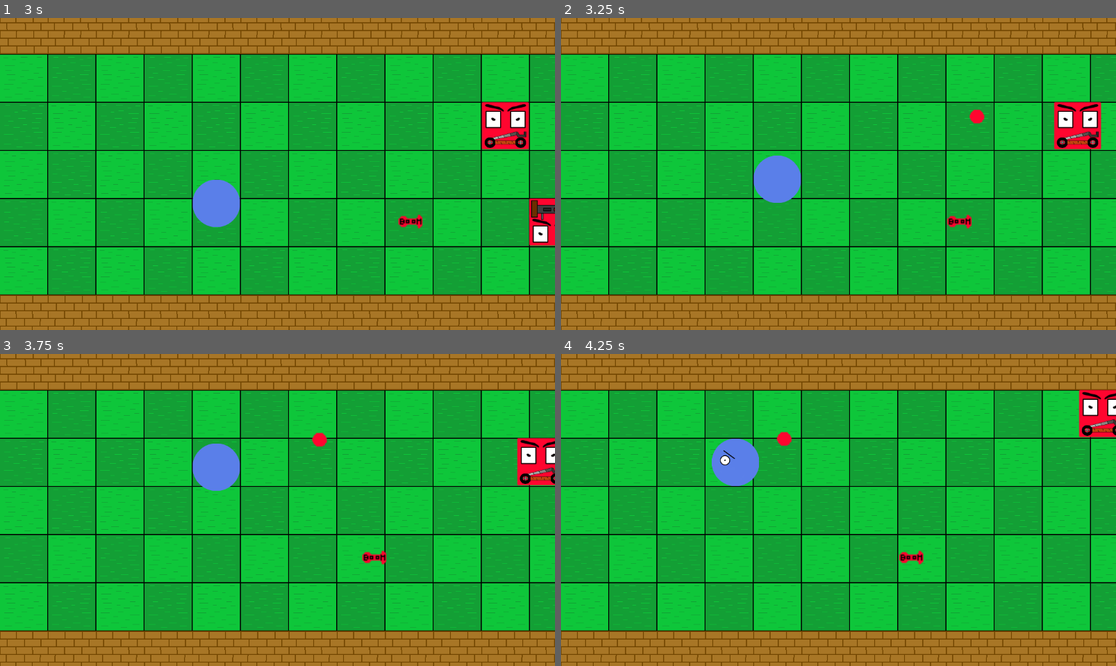
Above: before the commit, frames 1-4 (two rows, left to right).
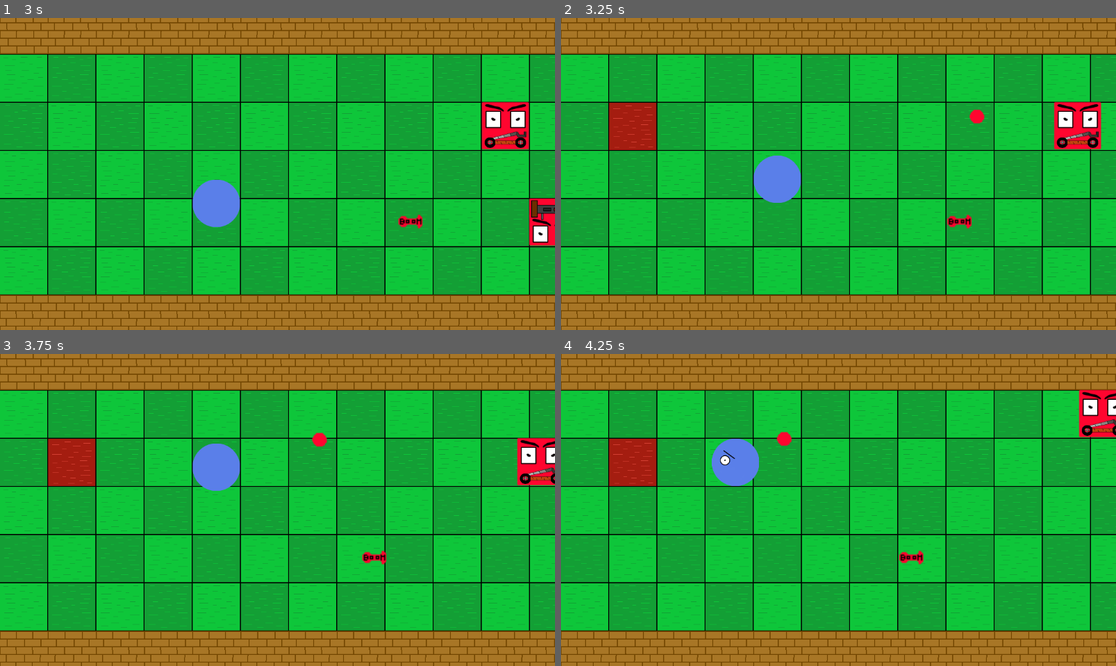
Above: after the commit, the same moments.

Repository: Killfreek/Rats
Game: Godot game, scene res://main.tscn
Same seed, same stepped clock (60 frames per second), same inputs: the game is played once before the commit and once after it.
Inputs:
- Up to frame 1 (3 s): tap Enter at 0.5 s; hold D (MoveRight) 0.53-1.28 s; hold Space (SpawnPlayer) 0.53-1.28 s; hold S (MoveDown) 1.28-2.03 s; tap Space (SpawnPlayer) at 1.35, 2.85 s; hold D (MoveRight) 2.03-2.78 s; hold Space (SpawnPlayer) 2.03-2.78 s; hold W (MoveUp) from 2.78 s (still down)
- Up to frame 2 (3.25 s): keep holding W (MoveUp)
- Up to frame 3 (3.75 s): release W (MoveUp) at 3.53 s; hold A (MoveLeft) from 3.53 s (still down); hold Space (SpawnPlayer) from 3.53 s (still down)
- Up to frame 4 (4.25 s): keep holding A (MoveLeft); keep holding Space (SpawnPlayer)

Frame 1 is identical in both runs. In frame 2, 1.3% of the frame differs, in the area x 8-18%, y 27-43%; in frame 3, 1.3%; in frame 4, 1.3%.

Commit message:
Tile now turns red when arc projectile is thrown
Tile now turns red when arc projectile is thrown

Diff:
--- a/EnemyBots/EnemySpawnController.gd
+++ b/EnemyBots/EnemySpawnController.gd
@@ -2,6 +2,7 @@
 
 @export var spawnLocations : Array[Node2D]
 @export var enemyScene : Array[PackedScene]
+@export var tileMap : Node2D
 var playerNode : Area2D
 
 var spawnLocationsUseState : Array[bool]
@@ -11,8 +12,6 @@
 func _ready():
 	spawnLocationsUseState.resize(spawnLocations.size());
 	spawnLocationsUseState.fill(false);
-
-	#playerNode.connect("tree_exiting",_on_player_despawn);
 
 	continueSpawnaing = true;
 
@@ -25,7 +24,7 @@
 			var spawnLocation = spawnLocations[rngNumber];
 			var enimeyToSpawn = int(rng.randf_range(0, enemyScene.size()));
 			var enemy = enemyScene[enimeyToSpawn].instantiate();
-			enemy.setup(rngNumber, playerNode);
+			enemy.setup(rngNumber, playerNode, tileMap);
 			enemy.position = self.position + spawnLocation.position;
 
 			enemy.left.connect(_on_enemy_despawn);
--- a/EnemyBots/Npcs/BaseEnemyNpc.gd
+++ b/EnemyBots/Npcs/BaseEnemyNpc.gd
@@ -9,6 +9,7 @@
 var rowPosition
 var returnPosition
 var playerNode : Area2D
+var tileMap : Node2D
 
 signal left(rowIndex : int);
 
@@ -30,14 +31,15 @@
 func move_ToTarget(delta):
 	self.position = self.position.move_toward(finalPosition, delta * speed)
 
-func setup(rowPositionP, playerNodeP):
+func setup(rowPositionP, playerNodeP, tileMapP):
 	rowPosition = rowPositionP;
-	playerNode = playerNodeP
+	playerNode = playerNodeP;
+	tileMap = tileMapP;
 
 func spawnProjectile():
 	var projectileInstnace = projectile.instantiate();
 	projectileInstnace.position = self.position + Vector2(-100,0);
-	projectileInstnace.setup(Vector2(-1000,0));
+	projectileInstnace.setup(Vector2(-1000,0), tileMap);
 	get_node("/root").add_child(projectileInstnace);
 
 func _on_tree_exited():
--- a/Levels/LevelTest.tscn
+++ b/Levels/LevelTest.tscn
@@ -18,6 +18,12 @@
 
 [sub_resource type="TileMapPattern" id="TileMapPattern_ccwgg"]
 tile_data = PackedInt32Array(0, 65543, 0)
+
+[sub_resource type="TileMapPattern" id="TileMapPattern_m5412"]
+tile_data = PackedInt32Array(0, 7, 1)
+
+[sub_resource type="TileMapPattern" id="TileMapPattern_1vqw2"]
+tile_data = PackedInt32Array(0, 65543, 1)
 
 [sub_resource type="TileSetAtlasSource" id="TileSetAtlasSource_2fa46"]
 texture = ExtResource("7_ic54q")
@@ -53,6 +59,8 @@
 pattern_2 = SubResource("TileMapPattern_3a3b3")
 pattern_3 = SubResource("TileMapPattern_vr46u")
 pattern_4 = SubResource("TileMapPattern_ccwgg")
+pattern_5 = SubResource("TileMapPattern_m5412")
+pattern_6 = SubResource("TileMapPattern_1vqw2")
 
 [node name="TileMap" type="TileMap"]
 tile_set = SubResource("TileSet_28fn1")
--- /dev/null
+++ b/Levels/TileMapController.gd
@@ -0,0 +1,11 @@
+extends Node
+
+@export var tileMap : TileMap
+
+func tileTargetted(tilecords : Vector2):
+	var pattern = tileMap.tile_set.get_pattern(6);
+	tileMap.set_pattern(0, tileMap.local_to_map(tilecords), pattern);
+
+func tileHit(tilecords : Vector2):
+	var pattern = tileMap.tile_set.get_pattern(3);
+	tileMap.set_pattern(0, tileMap.local_to_map(tilecords), pattern);
--- a/Projectiles/ArcProjectile.gd
+++ b/Projectiles/ArcProjectile.gd
@@ -9,7 +9,9 @@
 var maxCurveHeight : Vector2
 var t = 0.0
 
-func setup(velocity : Vector2):
+func setup(velocity : Vector2, tileMapP : TileMap):
+	tileMap = tileMapP;
+
 	var rng = RandomNumberGenerator.new()
 	var rngNumber = int(rng.randf_range(minRange, maxRange));
 
@@ -19,9 +21,11 @@
 	finalPosition = startPosition + Vector2(xDistance, 0);
 	maxCurveHeight = Vector2(startPosition.x + (xDistance / 2), startPosition.y + curveHeight);
 
+	tileMap.tileTargetted(finalPosition);
 func _process(delta):
 	t += (delta * speed)
 	if (t >= 1):
+		tileMap.tileHit(finalPosition);
 		queue_free();
 	self.position = _quadratic_bezier(startPosition, maxCurveHeight, finalPosition, t);
 
--- a/Projectiles/BaseProjectile.gd
+++ b/Projectiles/BaseProjectile.gd
@@ -3,13 +3,19 @@
 class_name  BaseProjectile
 
 var finalPosition : Vector2
+var tileMap : Node2D
 
 @export var speed : float
 @export var damage : int
+
+func setup(velocity : Vector2, tileMapP : TileMap):
+	finalPosition = self.position + velocity;
+	tileMap = tileMapP;
 
 func _on_area_2d_area_entered(area):
 	if(area.get_name() == "Player"):
 		area.takeDamage(damage);
 
 	if(area.get_name() != "Area2D"):
+		tileMap.tileHit(finalPosition);
 		queue_free();
--- a/Projectiles/StraightProjectile.gd
+++ b/Projectiles/StraightProjectile.gd
@@ -4,6 +4,3 @@
 
 func _process(delta):
 	self.position = self.position.move_toward(finalPosition, delta * speed)
-
-func setup(velocity : Vector2):
-	finalPosition = self.position + velocity;
--- a/main.tscn
+++ b/main.tscn
@@ -7,6 +7,7 @@
 [ext_resource type="PackedScene" uid="uid://bi28dgfpt004" path="res://EnemyBots/Npcs/EnemywithGun.tscn" id="4_dhptn"]
 [ext_resource type="PackedScene" uid="uid://1ft0pw3n37f7" path="res://EnemyBots/Npcs/EnemywithRocket.tscn" id="4_ercyg"]
 [ext_resource type="Script" path="res://Player/PlayerSpawnController.gd" id="5_xl7qq"]
+[ext_resource type="Script" path="res://Levels/TileMapController.gd" id="6_m0t5d"]
 
 [sub_resource type="RectangleShape2D" id="RectangleShape2D_pec6s"]
 size = Vector2(20, 513)
@@ -16,11 +17,12 @@
 [node name="Camera2D" type="Camera2D" parent="."]
 position = Vector2(577, 249)
 
-[node name="EnemySpawnLocations" type="Node2D" parent="." node_paths=PackedStringArray("spawnLocations")]
+[node name="EnemySpawnLocations" type="Node2D" parent="." node_paths=PackedStringArray("spawnLocations", "tileMap")]
 position = Vector2(1150, 49)
 script = ExtResource("3_a5ssk")
 spawnLocations = [NodePath("EnemySpawnLocation1"), NodePath("EnemySpawnLocation2"), NodePath("EnemySpwanLocation3"), NodePath("EnemySpwanLocation4"), NodePath("EnemySpwanLocation5")]
 enemyScene = Array[PackedScene]([ExtResource("4_dhptn"), ExtResource("4_ercyg"), ExtResource("4_48ijb")])
+tileMap = NodePath("../TileMap")
 
 [node name="EnemySpawnLocation1" type="Node2D" parent="EnemySpawnLocations"]
 
@@ -39,8 +41,10 @@
 [node name="EnemySpawnTimer" type="Timer" parent="EnemySpawnLocations"]
 autostart = true
 
-[node name="TileMap" parent="." instance=ExtResource("2_aw33h")]
+[node name="TileMap" parent="." node_paths=PackedStringArray("tileMap") instance=ExtResource("2_aw33h")]
 layer_0/tile_data = PackedInt32Array(0, 7, 0, 65536, 65543, 0, 65537, 7, 0, 65538, 65543, 0, 1, 65543, 0, 2, 7, 0, 3, 6 …(1167 unchanged characters)…
+script = ExtResource("6_m0t5d")
+tileMap = NodePath(".")
 
 [node name="DeleteZone" type="Area2D" parent="."]
 position = Vector2(-50, 0)
Not shown: 1 places in Levels/LevelTest.tscn that only renumber resources
Not shown: 1 places in main.tscn that only renumber resources
